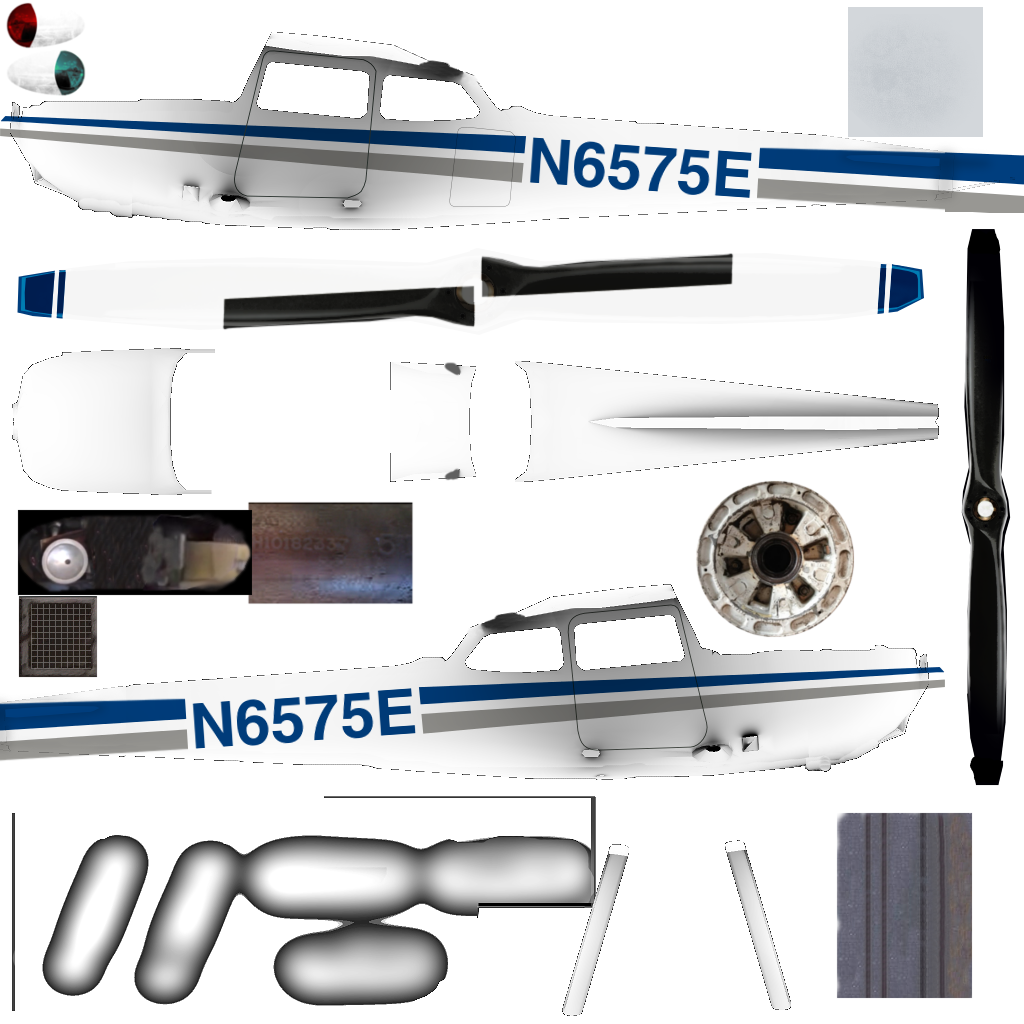
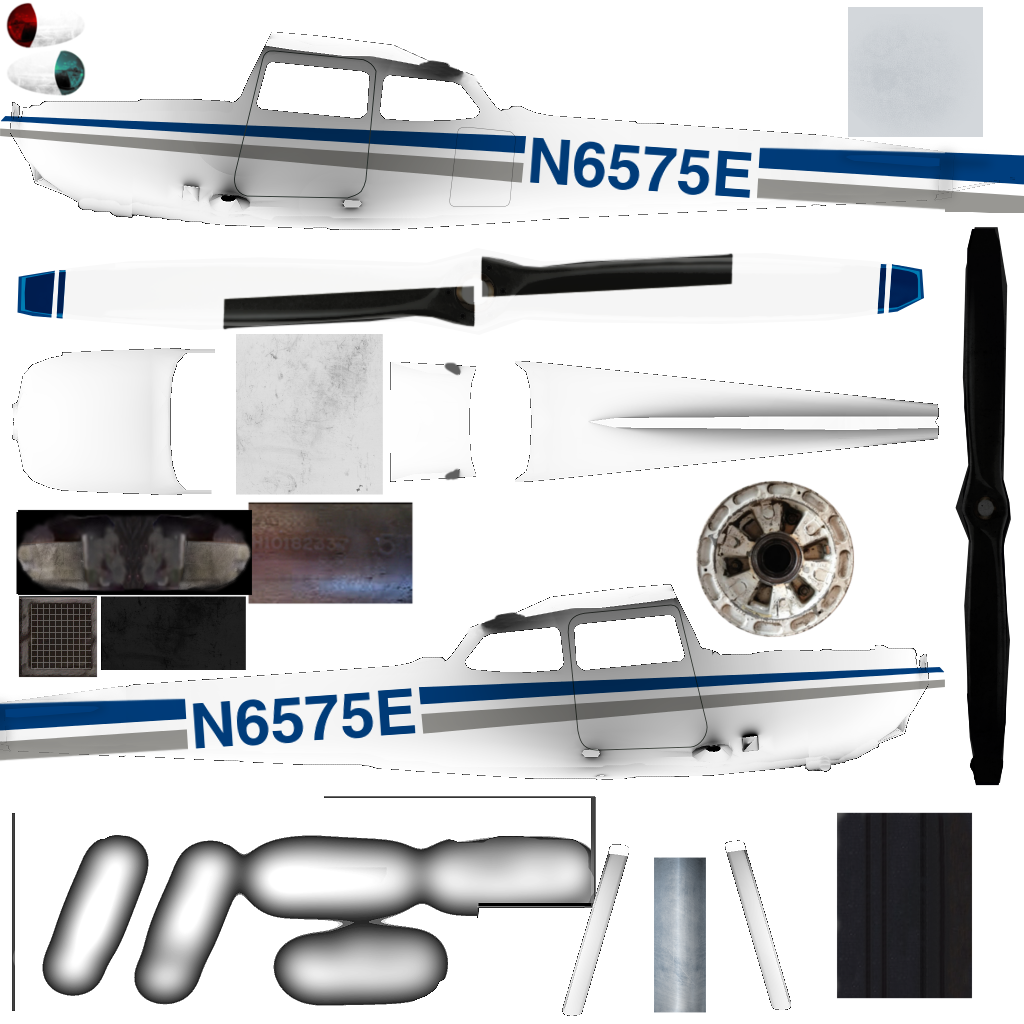
Layered file, before and after one edit (1024px x 1024px). Changes by layer:
added layer "Clipboard #5" above "height map" over [16, 227, 1011, 1013]
